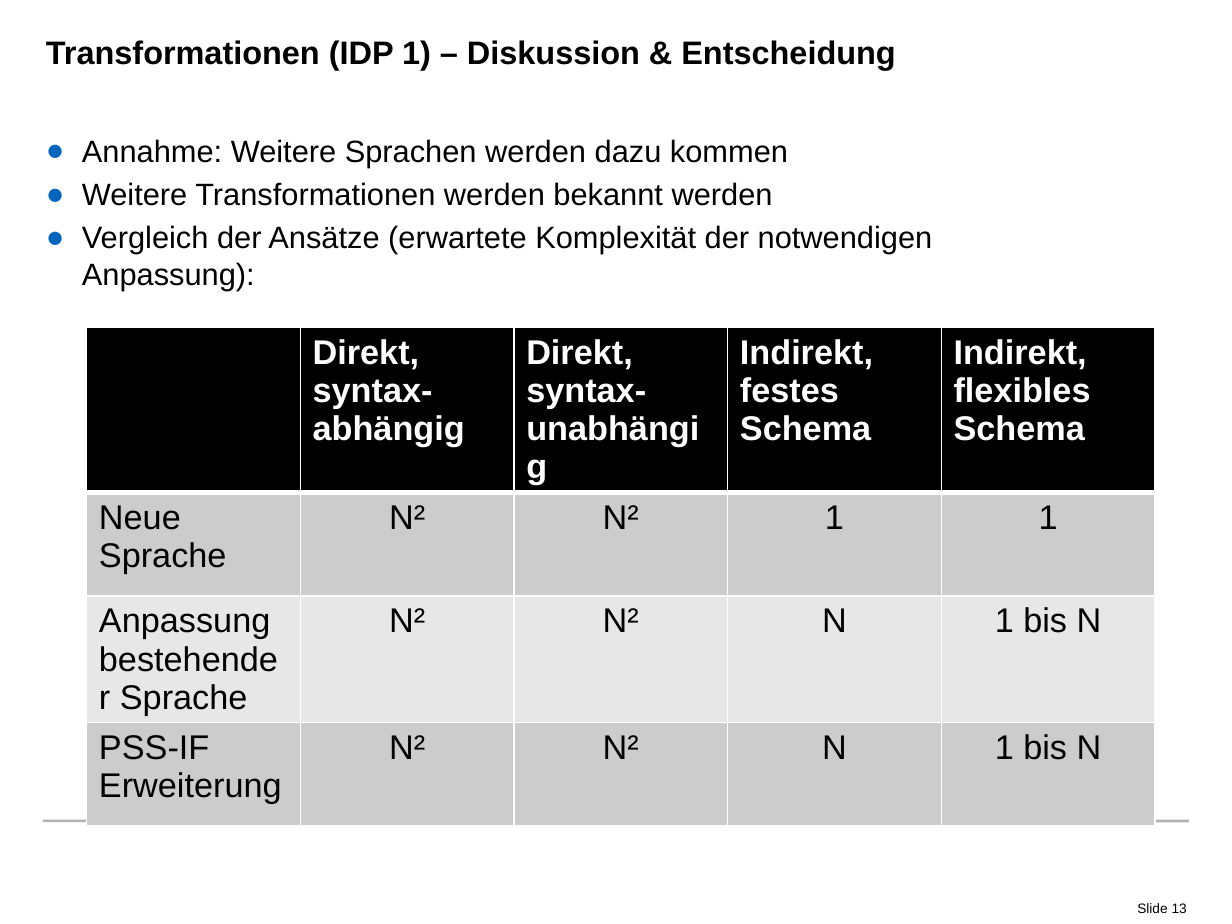
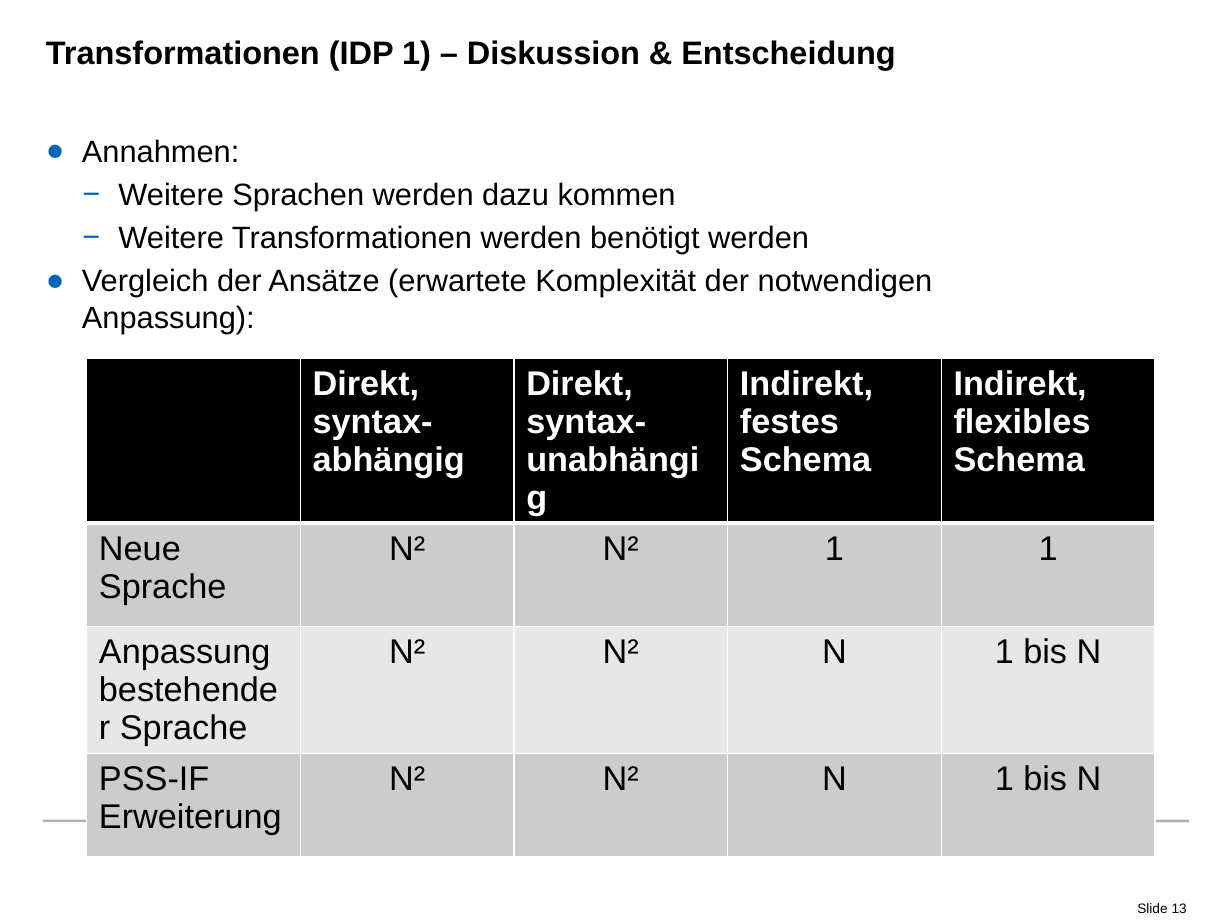
Before and after one commit to radke-tum/idp, a slide deck: slide 13 of pssif/doc/PSSIF.pptx. Drawn at 1232x924 pixels with LibreOffice and Linux fonts; fonts in the diff are those of the drawing; background and template pictures are left out. Boxes give left, top, right and bottom in pixels: in the first picture for what was removed or moved away, otherwise in the second. Text is boxed around its words. In the diff, an @@ line names an element or a change of style, - is before the commit and + after.

```diff
--- a/pssif/doc/PSSIF.pptx
+++ b/pssif/doc/PSSIF.pptx
@@ text at <box>82,139,809,254</box>: text changed @@
-● Annahme: Weitere Sprachen werden dazu kommen
-● Weitere Transformationen werden bekannt werden
+● Annahmen:
+  − Weitere Sprachen werden dazu kommen
+  − Weitere Transformationen werden benötigt werden
@@ table: place and size @@
-table at <box>86,328,1152,808</box>
+table at <box>86,359,1152,839</box>
```
Also in this commit, not shown: 12 other slides changed, 3 slides added, 2 slides removed.
